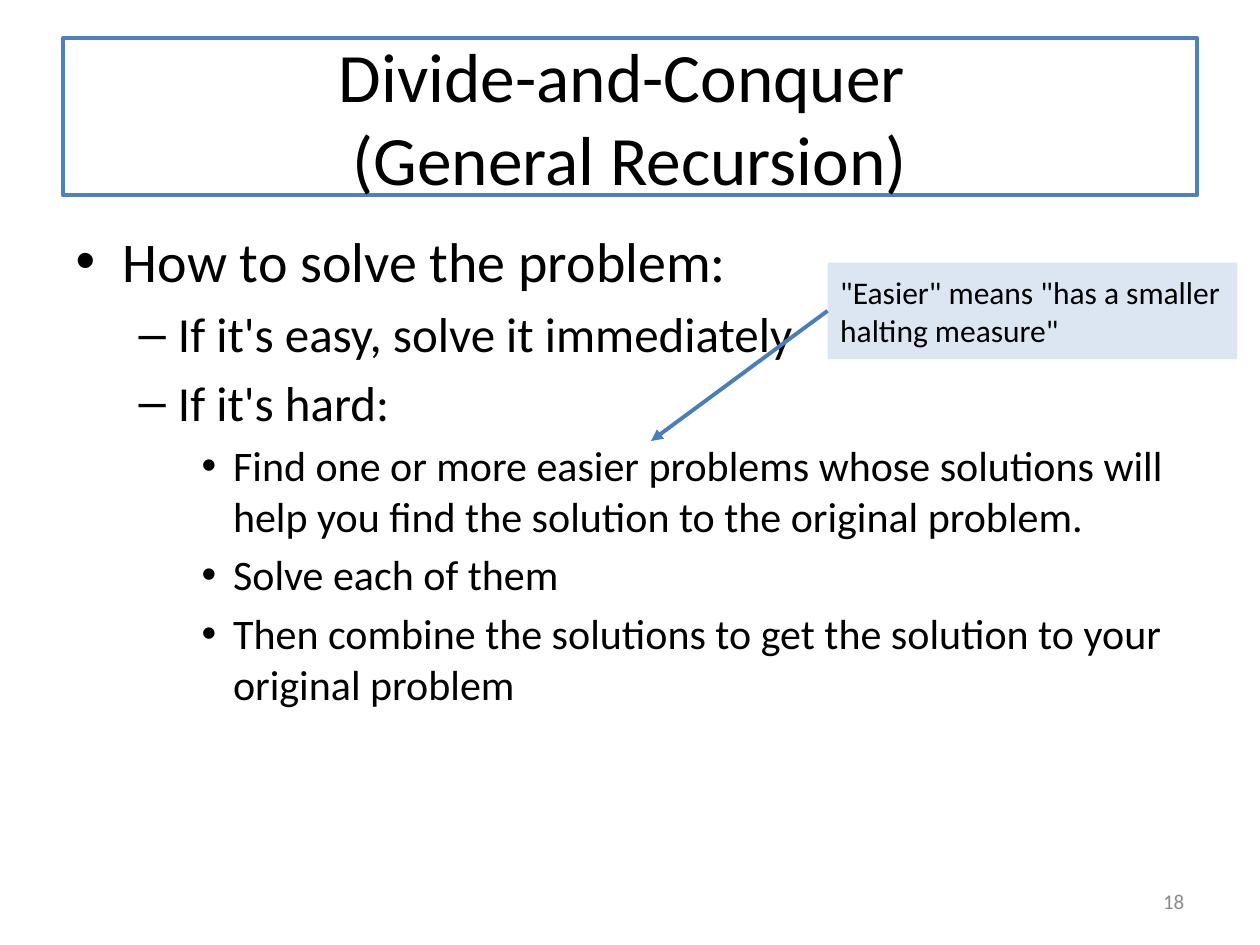
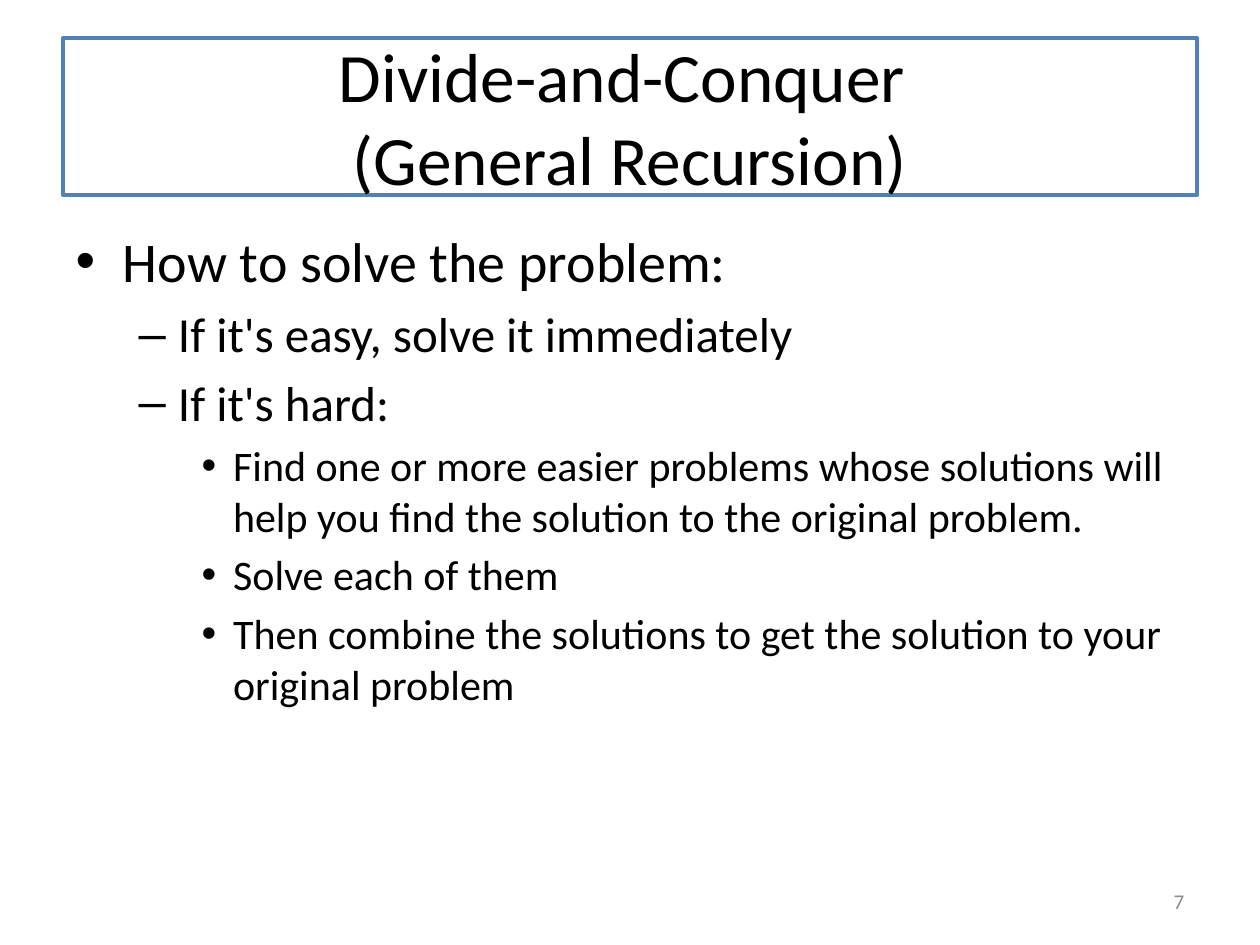
Before and after one commit to mwand/cs5010f17, a slide deck: slide 7 of Slides/Lesson 8.1-8.2 General Recursion.pptx (slide 18 before the commit). Drawn at 1260x945 pixels with LibreOffice and Linux fonts; fonts in the diff are those of the drawing. Boxes give left, top, right and bottom in pixels: in the first picture for what was removed or moved away, otherwise in the second. Text is boxed around its words. In the diff, an @@ line names an element or a change of style, - is before the commit and + after.

```diff
--- a/Slides/Lesson 8.1-8.2 General Recursion.pptx
+++ b/Slides/Lesson 8.1-8.2 General Recursion.pptx
@@ rectangle removed at bbox=[828, 262, 1237, 359] @@
-"Easier" means "has a smaller halting measure"
@@ arrow removed from (828, 311) to (651, 441) @@
@@ page number at bbox=[1174, 895, 1185, 909]: text changed @@
-18
+7
```
Also in this commit, not shown: 5 other slides changed, 9 slides added, 1 slide removed, 1 other file.
